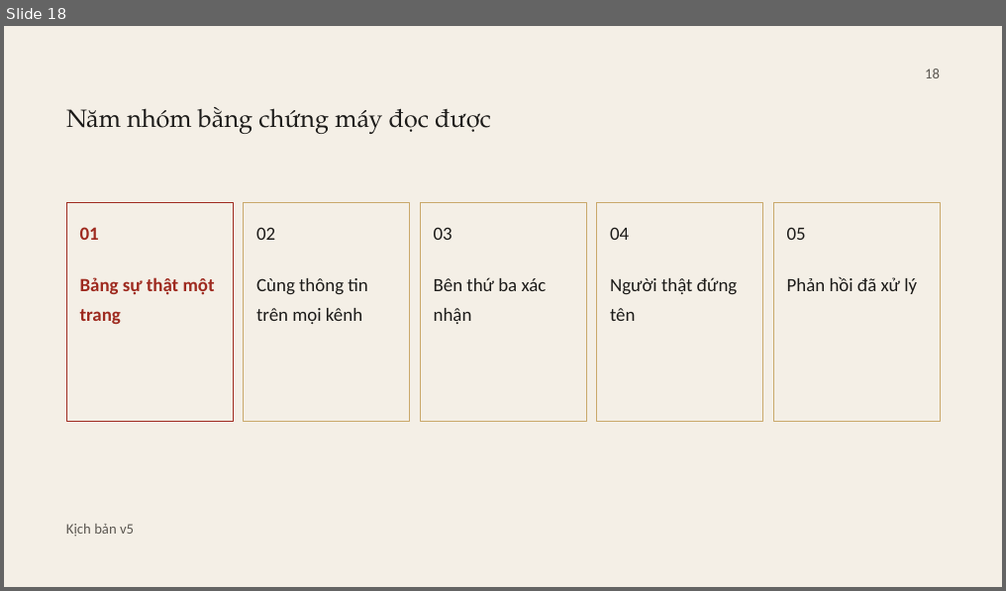
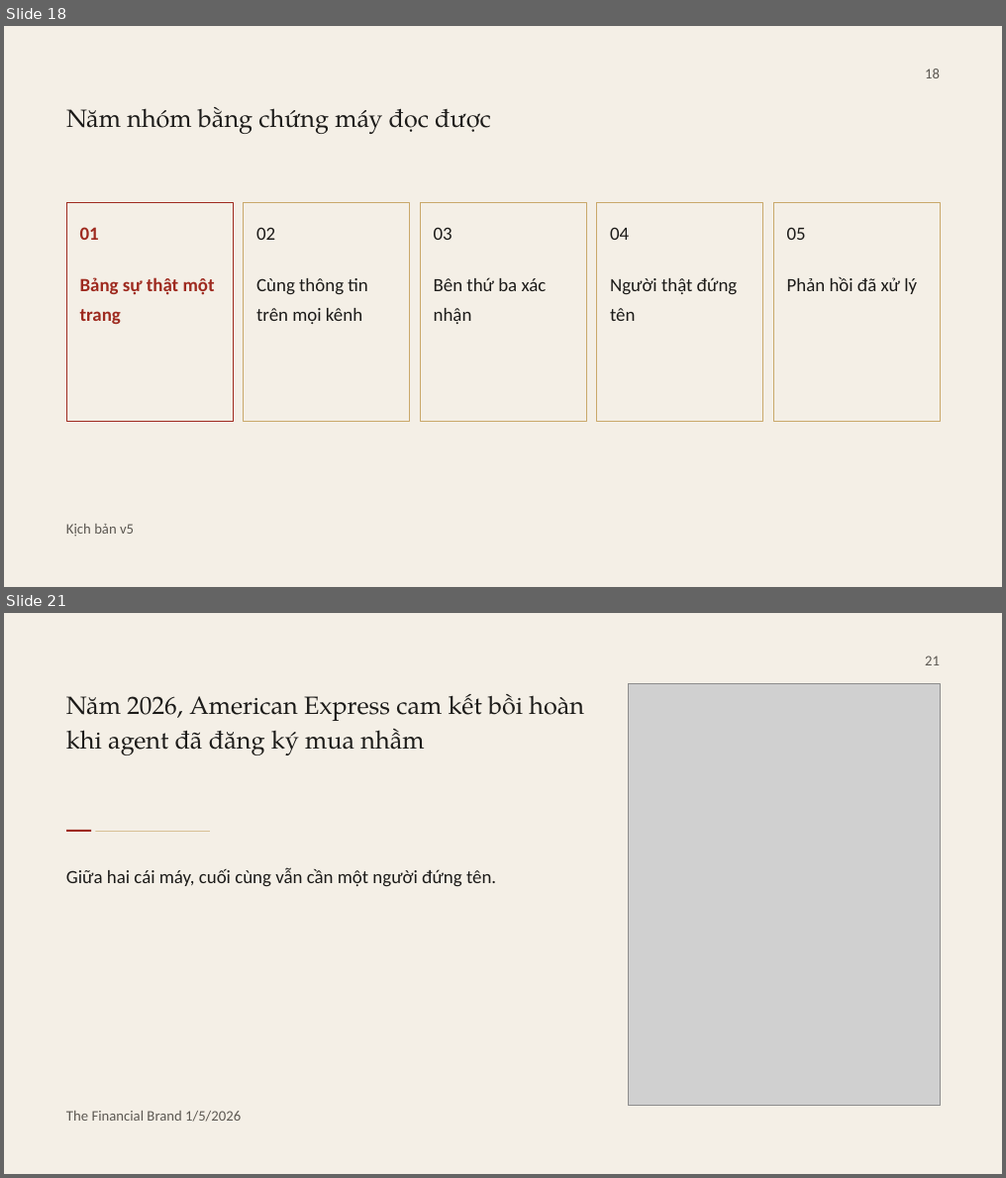
Before and after one commit to fyzdfyzd/linhx-engine, a slide deck: viec/lab130-slide-nhieu-vong/thiet-ke/v8/CSMO26_T21_v8.pptx. Shown one above the other, each under a label of ours: slide 18 before the commit, slides 18 and 21 after it; the slides between them are not shown. The pictures are 1006x591 and 1006x1178 pixels, drawn with LibreOffice and Linux fonts; fonts in the diff are those of the drawing; grey boxes stand for pictures. Boxes give left, top, right and bottom in pixels: in the first picture for what was removed or moved away, otherwise in the second. Text is boxed around its words. In the diff, an @@ line names an element or a change of style, - is before the commit and + after.

Commit message:
LAB130 v8: dựng đợt 4 (slide 19-21)

```diff
--- a/viec/lab130-slide-nhieu-vong/thiet-ke/v8/CSMO26_T21_v8.pptx
+++ b/viec/lab130-slide-nhieu-vong/thiet-ke/v8/CSMO26_T21_v8.pptx
@@ slide 21 added at (4, 613, 1002, 1174), background #F4EFE6 @@
@@ text added at (925, 656, 940, 665), 14 pt, text #5C5852 @@
+21
@@ text added at (66, 694, 584, 756), 24 pt, text #1C1B19 @@
+Năm 2026, American Express cam kết bồi hoàn khi agent đã đăng ký mua nhầm
@@ picture added at (628, 683, 940, 1106) @@
@@ rectangle added at (66, 830, 91, 833), fill #9E2A1F @@
@@ rectangle added at (95, 832, 210, 833), fill #C9A86A @@
@@ text added at (66, 867, 496, 887), 18 pt, text #1C1B19 @@
+Giữa hai cái máy, cuối cùng vẫn cần một người đứng tên.
@@ text added at (66, 1111, 241, 1122), 14 pt, text #5C5852 @@
+The Financial Brand 1/5/2026
```
Also in this commit, not shown: 2 other slides added, 12 other files.
